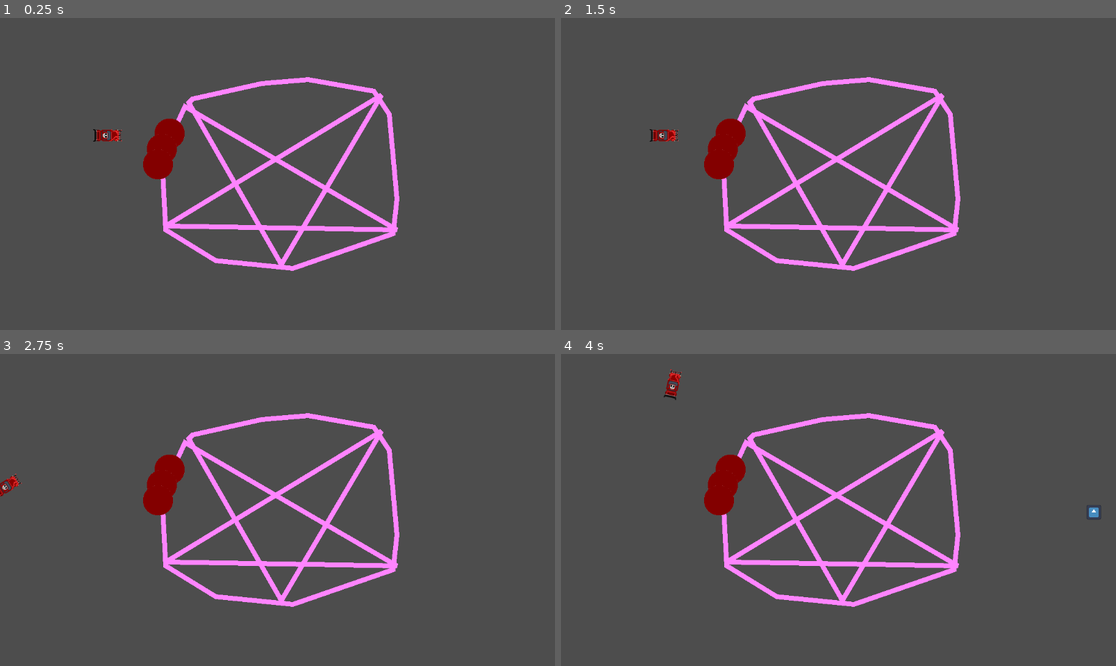
Above: before the commit, frames 1-4 (two rows, left to right).
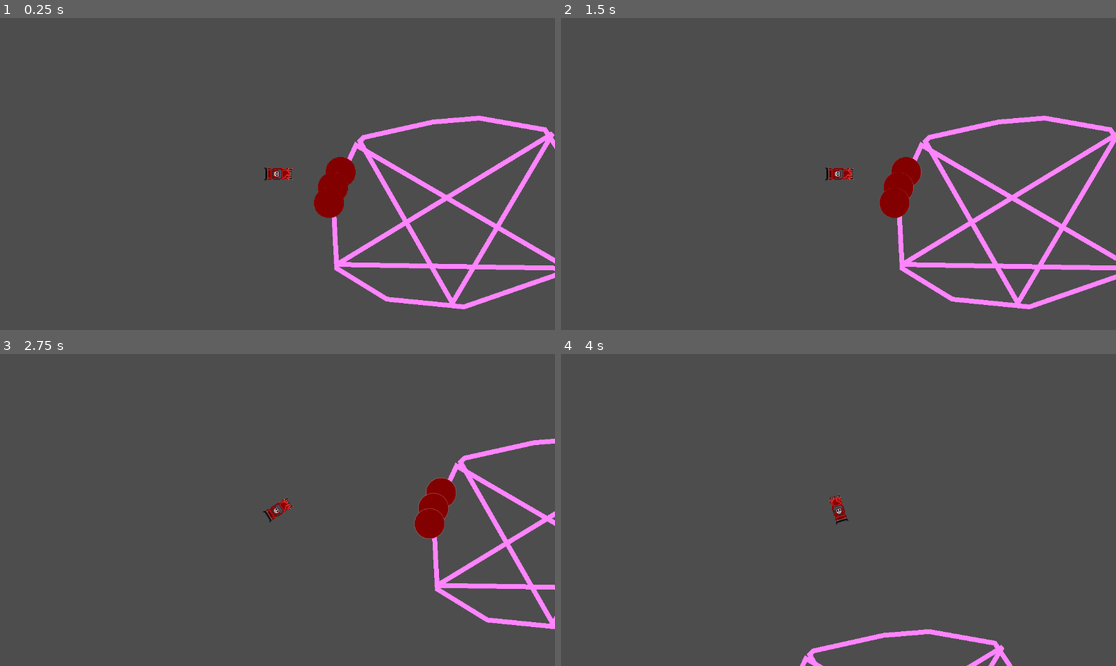
Above: after the commit, the same moments.

Repository: Beat1823/LudumDare55
Game: Godot game, scene res://Scenes/main_screen.tscn
Two runs of this game, one before a commit and one after it. Both use one fixed random seed, a clock stepped at 60 frames per second and the inputs below. The engine's default icon, where the game draws it, is replaced by a stand-in: a white triangle on a blue panel in a dark square.
Inputs:
- Up to frame 1 (0.25 s): no input
- Up to frame 2 (1.5 s): tap Enter at 0.5 s; hold Right (turnRight) 0.53-1.28 s; tap Space at 1.25 s; hold Down (brake) from 1.28 s (still down)
- Up to frame 3 (2.75 s): release Down (brake) at 2.03 s; hold Right (turnRight) from 2.03 s (still down)
- Up to frame 4 (4 s): release Right (turnRight) at 2.78 s; hold Up (accelerate) 2.78-3.53 s; hold Left (turnLeft) from 3.53 s (still down)

The runs differ from the first frame. In frame 1, 11% of the frame differs, in the area x 16-100%, y 18-94%; in frame 2, 11%, in the area x 15-100%, y 18-94%; in frame 3, 9.7%; in frame 4, 7.3%.

Commit message:
Lock camera to player

Diff:
--- a/Scenes/DemonCar/Car.gd
+++ b/Scenes/DemonCar/Car.gd
@@ -2,7 +2,7 @@
 
 @export var wheelBase = 70
 @export var steeringAngle = 20
-@export var engine_power = 1000
+@export var engine_power = 2000
 @export var friction = -0.9
 @export var drag = -0.001
 @export var breaking = -450
--- a/Scenes/main_screen.tscn
+++ b/Scenes/main_screen.tscn
@@ -22,6 +22,8 @@
 
 [node name="Car" parent="." instance=ExtResource("3_636hp")]
 position = Vector2(221, 244)
+
+[node name="PlayerCamera" type="Camera2D" parent="Car"]
 
 [node name="PedestrianTimer" type="Timer" parent="."]
 wait_time = 3.0
Not shown: 1 places in Scenes/main_screen.tscn that only renumber resources
